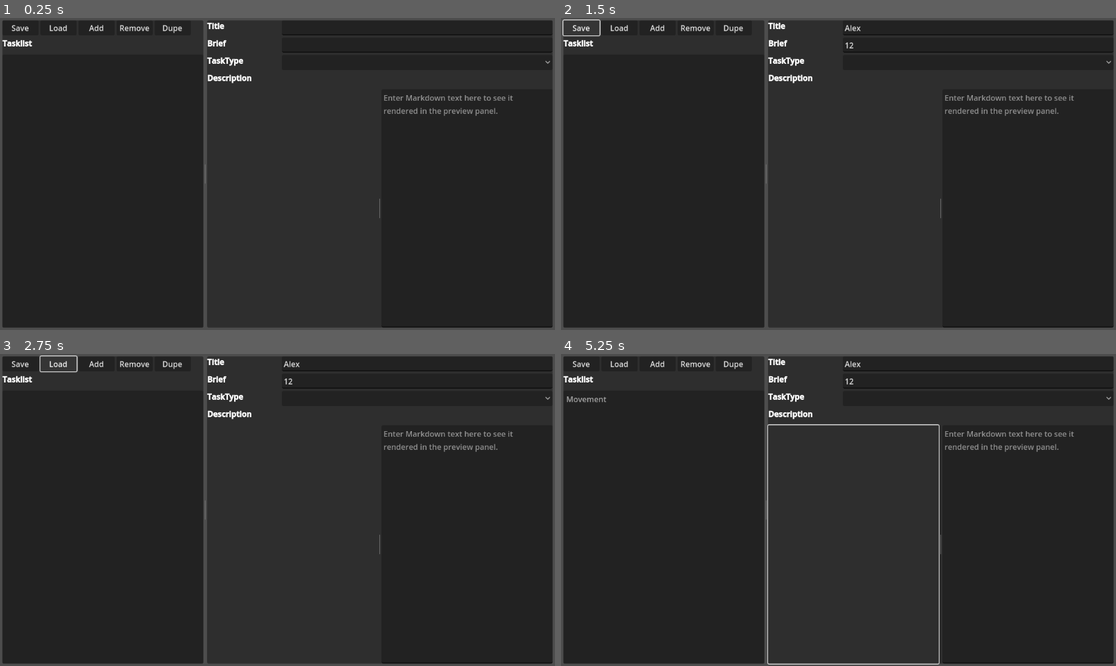
Above: before the commit, frames 1-4 (two rows, left to right).
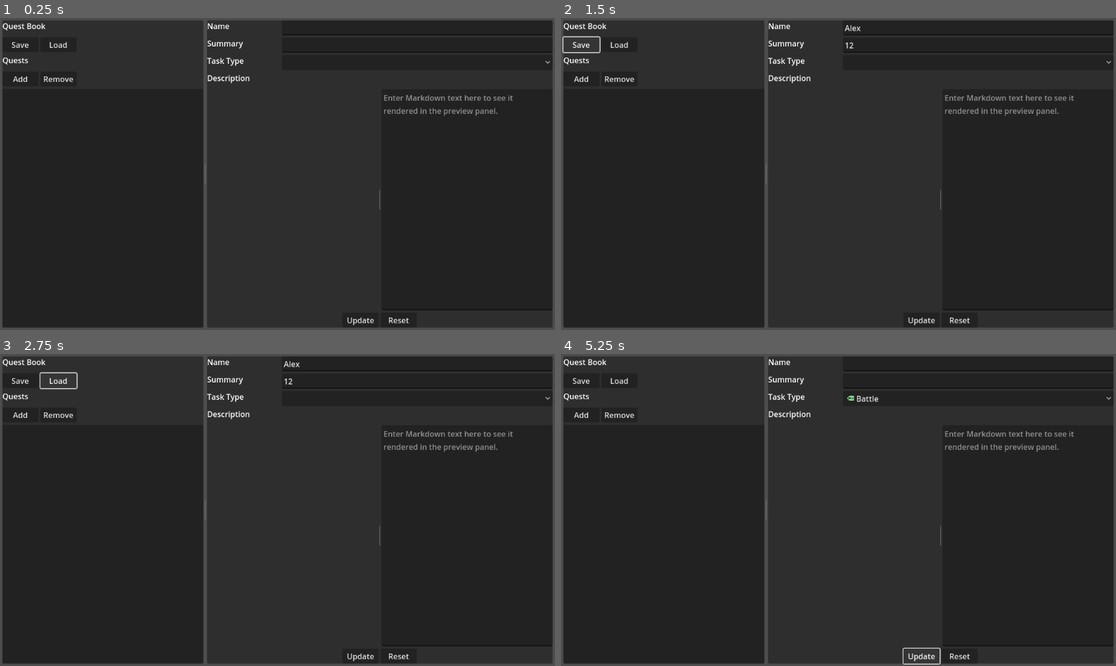
Above: after the commit, the same moments.

Repository: gsizer/quest-log
Game: Godot game, scene res://quest_log.tscn
Two runs of this game, one before a commit and one after it. Both use one fixed random seed, a clock stepped at 60 frames per second and the inputs below.
Inputs (mouse positions are in pixels of both pictures, inside the frame that each line leads up to):
- Up to frame 1 (0.25 s): no input
- Up to frame 2 (1.5 s): click (977, 27) at 0.52 s; type "Alex" at 0.6 s; click (977, 46) at 0.75 s; type "12" at 0.83 s; click "Save" at 1.25 s
- Up to frame 3 (2.75 s): click "Load" at 2 s
- Up to frame 4 (5.25 s): click "Add" at 2.75 s; click "Remove" at 3.5 s; click (733, 363) at 4.25 s, where only the run before the commit has a clickable "Dupe"; click (921, 656) at 5 s, where only the run after the commit has a clickable "Update"

The runs differ from the first frame. In frame 1, 1.0% of the frame differs, in the area x 0-100%, y 1-100%; in frame 2, 1.2%; in frame 3, 1.2%; in frame 4, 1.7%.
Error before the commit: Cannot call method 'store_var' on a null value. (res://quest_log.gd:89)

Commit message:
interface bindings, file save

Diff:
--- a/quest_log.gd
+++ b/quest_log.gd
@@ -2,14 +2,19 @@
 
 # This enumerations has the same values as the $optTasktype.items
 
-enum Tasktype { Battle=0, Relocate=1, Transport=2 }
+enum Tasktype { Battle=0, Relocate=1 }
 
-var _book : String = "user://"+LogbookName
-var _mode : int = 0
+var _book_file : String = "user://logbook.json"
+var _file_mode : int = 0
+var _activeIdx : int = -1
+var ActiveTask : Dictionary
+var taskName : String = ""
+var taskSummary : String = ""
+var taskType : int = 0
+var taskDescription : String = ""
 
-@export var LogbookName : String = "logbook.json"
+#@export var LogbookName : String = "logbook.json"
 @export var Logbook : Dictionary = {}
-@export var ActiveTask : Dictionary
 @export var listTasklist : ItemList
 @export var leTitle : LineEdit
 @export var leBrief : LineEdit
@@ -18,8 +23,8 @@
 @export var teDescription : TextEdit
 
 var NewTask : Dictionary = {
-	"Name":"Movement",
-	"Brief":"Use the input to move.",
+	"Name":"Move to point.",
+	"Summary":"Use input to move.",
 	"Description":"Use the input to move your character to the designated position.",
 	"Tasktype":Tasktype.Relocate,
 	"RewardXP":1,
@@ -27,14 +32,14 @@
 	"PreviousChainTask":null,
 	"NextChainTask":null,
 	"StartPos":var_to_str( Vector3.ZERO ),
-	"EndPos":var_to_str( Vector3(10.0, 0.0, 10.0) ),
+	"EndPos":var_to_str( Vector3.ONE ),
 	"Defend":null,
 	"Destroy":null
 }
 
 func _notification(what: int) -> void:
 	if what == NOTIFICATION_WM_CLOSE_REQUEST:
-		pass
+		save_questbook()
 
 func _on_btn_save_logbook_pressed() -> void:
 	save_questbook()
@@ -44,31 +49,63 @@
 
 func _on_btn_add_task_pressed() -> void:
 	ActiveTask = NewTask.duplicate()
-	listTasklist.add_item(ActiveTask.get("Name"))
+	Logbook.get_or_add(Logbook.size(), ActiveTask)
+	listTasklist.add_item( ActiveTask.get("Name") )
+	_activeIdx = listTasklist.get_child_count()
+	listTasklist.select(_activeIdx)
 
 func _on_btn_del_task_pressed() -> void:
-	pass # Replace with function body.
-
-func _on_btn_dup_task_pressed() -> void:
-	pass # Replace with function body.
+	leTitle.text = ""
+	leBrief.text = ""
+	optTasktype.select( 0 )
+	teDescription.text = ""
+	listTasklist.remove_item(_activeIdx)
+	_activeIdx = -1
+	ActiveTask.clear()
 
 func _on_itemlist_tasklist_item_selected(index: int) -> void:
-	pass # Replace with function body.
+	ActiveTask = Logbook.get(index)
+	# need to change active task to selection from logbook
+	leTitle.text = ActiveTask.get("Name")
+	leBrief.text = ActiveTask.get("Summary")
+	optTasktype.select( ActiveTask.get("Tasktype") )
+	teDescription.text = ActiveTask.get("Description")
 
-func _on_itemlist_tasklist_empty_clicked(at_position: Vector2, mouse_button_index: int) -> void:
-	pass # Replace with function body.
+func _on_itemlist_tasklist_empty_clicked(_at_position: Vector2, _mouse_button_index: int) -> void:
+	_activeIdx = -1
 
 func _on_le_title_text_changed(new_text):
+	taskName = new_text
+
+func _on_le_title_text_submitted(new_text):
 	ActiveTask.get_or_add("Name", new_text)
 
 func _on_le_brief_text_changed(new_text):
-	ActiveTask.get_or_add("Brief", new_text)
+	taskSummary = new_text
+
+func _on_le_brief_text_submitted(new_text):
+	ActiveTask.get_or_add("Summary", new_text)
 
 func _on_opt_tasktype_item_selected(index):
-	ActiveTask.get_or_add("Tasktype", index)
+	taskType = index
 
 func _on_te_description_text_changed() -> void:
-	mdDescription.markdown_text = teDescription.text
+	taskDescription = teDescription.text
+
+func _on_btn_task_update_pressed():
+# update UI
+	listTasklist.set_item_text(_activeIdx, taskName)
+	mdDescription.markdown_text = taskDescription
+# update data model
+	ActiveTask["Name"] = taskName
+	ActiveTask["Summary"] = taskSummary
+	ActiveTask["Tasktype"] = taskType
+	ActiveTask["Description"] = taskDescription
+# update collection
+	Logbook[_activeIdx] = ActiveTask
+
+func _on_btn_task_reset_pressed():
+	pass # Replace with function body.
 
 func exit_app()->void:
 	get_tree().root.propagate_notification(NOTIFICATION_WM_CLOSE_REQUEST)
@@ -76,14 +113,16 @@
 func load_questbook()->void:
 	# open directory and read questbook
 	var dir := DirAccess.open("user://")
-	if dir.file_exists(_book):
-		_mode = FileAccess.READ_WRITE
+	if dir.file_exists(_book_file):
+		_file_mode = FileAccess.READ_WRITE
 	else:
-		_mode = FileAccess.WRITE_READ
-	var fin := FileAccess.open(_book, _mode)
+		_file_mode = FileAccess.WRITE_READ
+	var fin := FileAccess.open(_book_file, _file_mode)
 	print_debug(fin, Logbook)
 
 func save_questbook()->void:
-	_mode = FileAccess.WRITE
-	var fout := FileAccess.open(_book, _mode)
-	fout.store_var(Logbook)
+	_file_mode = FileAccess.WRITE
+	var fout := FileAccess.open(_book_file, _file_mode)
+	var _logbook = JSON.stringify(Logbook)
+	fout.store_string(_logbook)
+	fout.close()
--- a/quest_log.tscn
+++ b/quest_log.tscn
@@ -360,48 +360,61 @@
 size_flags_horizontal = 3
 theme_override_constants/separation = 5
 
-[node name="hbCmdTasklist" type="HBoxContainer" parent="MarginContainer/HSplitContainer/panelTasklist/vbTasklist"]
-custom_minimum_size = Vector2(0, 30)
-layout_mode = 2
-
-[node name="btnSaveLogbook" type="Button" parent="MarginContainer/HSplitContainer/panelTasklist/vbTasklist/hbCmdTasklist"]
-custom_minimum_size = Vector2(75, 30)
-layout_mode = 2
-text = "Save"
-
-[node name="btnLoadLogbook" type="Button" parent="MarginContainer/HSplitContainer/panelTasklist/vbTasklist/hbCmdTasklist"]
-custom_minimum_size = Vector2(75, 30)
-layout_mode = 2
-text = "Load"
-
-[node name="btnAddTask" type="Button" parent="MarginContainer/HSplitContainer/panelTasklist/vbTasklist/hbCmdTasklist"]
-custom_minimum_size = Vector2(75, 30)
-layout_mode = 2
-text = "Add"
-
-[node name="btnDelTask" type="Button" parent="MarginContainer/HSplitContainer/panelTasklist/vbTasklist/hbCmdTasklist"]
-custom_minimum_size = Vector2(75, 30)
-layout_mode = 2
-text = "Remove"
-
-[node name="btnDupTask" type="Button" parent="MarginContainer/HSplitContainer/panelTasklist/vbTasklist/hbCmdTasklist"]
-custom_minimum_size = Vector2(75, 30)
-layout_mode = 2
-text = "Dupe"
-
-[node name="mdTasklist" type="RichTextLabel" parent="MarginContainer/HSplitContainer/panelTasklist/vbTasklist"]
-custom_minimum_size = Vector2(0, 30)
-layout_mode = 2
-bbcode_enabled = true
-text = "[b]Tasklist[/b]"
-script = ExtResource("2_r0uvc")
-markdown_text = "[b]Tasklist[/b]"
+[node name="mdQuestLog" type="RichTextLabel" parent="MarginContainer/HSplitContainer/panelTasklist/vbTasklist"]
+custom_minimum_size = Vector2(0, 30)
+layout_mode = 2
+bbcode_enabled = true
+text = "Quest Book"
+script = ExtResource("2_r0uvc")
+markdown_text = "Quest Book"
 h1 = SubResource("Resource_thbv6")
 h2 = SubResource("Resource_5e425")
 h3 = SubResource("Resource_5hgyh")
 h4 = SubResource("Resource_mdykn")
 h5 = SubResource("Resource_v6i6s")
 h6 = SubResource("Resource_lc11t")
+
+[node name="hbCmdTasklist" type="HBoxContainer" parent="MarginContainer/HSplitContainer/panelTasklist/vbTasklist"]
+custom_minimum_size = Vector2(0, 30)
+layout_mode = 2
+
+[node name="btnSaveLogbook" type="Button" parent="MarginContainer/HSplitContainer/panelTasklist/vbTasklist/hbCmdTasklist"]
+custom_minimum_size = Vector2(75, 30)
+layout_mode = 2
+text = "Save"
+
+[node name="btnLoadLogbook" type="Button" parent="MarginContainer/HSplitContainer/panelTasklist/vbTasklist/hbCmdTasklist"]
+custom_minimum_size = Vector2(75, 30)
+layout_mode = 2
+text = "Load"
+
+[node name="mdTasklist" type="RichTextLabel" parent="MarginContainer/HSplitContainer/panelTasklist/vbTasklist"]
+custom_minimum_size = Vector2(0, 30)
+layout_mode = 2
+bbcode_enabled = true
+text = "Quests"
+script = ExtResource("2_r0uvc")
+markdown_text = "Quests"
+h1 = SubResource("Resource_thbv6")
+h2 = SubResource("Resource_5e425")
+h3 = SubResource("Resource_5hgyh")
+h4 = SubResource("Resource_mdykn")
+h5 = SubResource("Resource_v6i6s")
+h6 = SubResource("Resource_lc11t")
+
+[node name="hbCmdTasklist2" type="HBoxContainer" parent="MarginContainer/HSplitContainer/panelTasklist/vbTasklist"]
+custom_minimum_size = Vector2(0, 30)
+layout_mode = 2
+
+[node name="btnAddTask" type="Button" parent="MarginContainer/HSplitContainer/panelTasklist/vbTasklist/hbCmdTasklist2"]
+custom_minimum_size = Vector2(75, 30)
+layout_mode = 2
+text = "Add"
+
+[node name="btnDelTask" type="Button" parent="MarginContainer/HSplitContainer/panelTasklist/vbTasklist/hbCmdTasklist2"]
+custom_minimum_size = Vector2(75, 30)
+layout_mode = 2
+text = "Remove"
 
 [node name="itemlistTasklist" type="ItemList" parent="MarginContainer/HSplitContainer/panelTasklist/vbTasklist"]
 layout_mode = 2
@@ -433,10 +446,10 @@
 custom_minimum_size = Vector2(150, 0)
 layout_mode = 2
 bbcode_enabled = true
-text = "[b]Title[/b]	"
+text = "Name"
 scroll_active = false
 script = ExtResource("2_r0uvc")
-markdown_text = "[b]Title[/b]	"
+markdown_text = "Name"
 h1 = SubResource("Resource_ujahh")
 h2 = SubResource("Resource_papgm")
 h3 = SubResource("Resource_d53b5")
@@ -456,10 +469,10 @@
 custom_minimum_size = Vector2(150, 0)
 layout_mode = 2
 bbcode_enabled = true
-text = "[b]Brief[/b]"
+text = "Summary"
 scroll_active = false
 script = ExtResource("2_r0uvc")
-markdown_text = "[b]Brief[/b]"
+markdown_text = "Summary"
 h1 = SubResource("Resource_ujahh")
 h2 = SubResource("Resource_papgm")
 h3 = SubResource("Resource_d53b5")
@@ -479,10 +492,10 @@
 custom_minimum_size = Vector2(150, 0)
 layout_mode = 2
 bbcode_enabled = true
-text = "[b]TaskType[/b]	"
+text = "Task Type"
 scroll_active = false
 script = ExtResource("2_r0uvc")
-markdown_text = "[b]TaskType[/b]	"
+markdown_text = "Task Type"
 h1 = SubResource("Resource_egi35")
 h2 = SubResource("Resource_qjskk")
 h3 = SubResource("Resource_ajnt4")
@@ -494,15 +507,12 @@
 custom_minimum_size = Vector2(0, 30)
 layout_mode = 2
 size_flags_horizontal = 3
-item_count = 3
+item_count = 2
 popup/item_0/text = "Battle"
 popup/item_0/icon = ExtResource("9_mywhv")
 popup/item_1/text = "Relocate"
 popup/item_1/icon = ExtResource("9_mywhv")
 popup/item_1/id = 1
-popup/item_2/text = "Transport"
-popup/item_2/icon = ExtResource("9_mywhv")
-popup/item_2/id = 2
 
 [node name="vbDescription" type="VBoxContainer" parent="MarginContainer/HSplitContainer/panelDetails/vbDetails"]
 layout_mode = 2
@@ -513,10 +523,10 @@
 custom_minimum_size = Vector2(0, 30)
 layout_mode = 2
 bbcode_enabled = true
-text = "[b]Description[/b]	"
+text = "Description"
 scroll_active = false
 script = ExtResource("2_r0uvc")
-markdown_text = "[b]Description[/b]	"
+markdown_text = "Description"
 h1 = SubResource("Resource_orpm7")
 h2 = SubResource("Resource_04p6u")
 h3 = SubResource("Resource_vplgf")
@@ -557,14 +567,31 @@
 placeholder_text = "Enter Markdown text here to see it rendered in the preview panel."
 wrap_mode = 1
 
+[node name="hbCmdTask" type="HBoxContainer" parent="MarginContainer/HSplitContainer/panelDetails/vbDetails"]
+layout_mode = 2
+alignment = 1
+
+[node name="btnTaskUpdate" type="Button" parent="MarginContainer/HSplitContainer/panelDetails/vbDetails/hbCmdTask"]
+custom_minimum_size = Vector2(75, 30)
+layout_mode = 2
+text = "Update"
+
+[node name="btnTaskReset" type="Button" parent="MarginContainer/HSplitContainer/panelDetails/vbDetails/hbCmdTask"]
+custom_minimum_size = Vector2(75, 30)
+layout_mode = 2
+text = "Reset"
+
 [connection signal="pressed" from="MarginContainer/HSplitContainer/panelTasklist/vbTasklist/hbCmdTasklist/btnSaveLogbook" to="." method="_on_btn_save_logbook_pressed"]
 [connection signal="pressed" from="MarginContainer/HSplitContainer/panelTasklist/vbTasklist/hbCmdTasklist/btnLoadLogbook" to="." method="_on_btn_load_logbook_pressed"]
-[connection signal="pressed" from="MarginContainer/HSplitContainer/panelTasklist/vbTasklist/hbCmdTasklist/btnAddTask" to="." method="_on_btn_add_task_pressed"]
-[connection signal="pressed" from="MarginContainer/HSplitContainer/panelTasklist/vbTasklist/hbCmdTasklist/btnDelTask" to="." method="_on_btn_del_task_pressed"]
-[connection signal="pressed" from="MarginContainer/HSplitContainer/panelTasklist/vbTasklist/hbCmdTasklist/btnDupTask" to="." method="_on_btn_dup_task_pressed"]
+[connection signal="pressed" from="MarginContainer/HSplitContainer/panelTasklist/vbTasklist/hbCmdTasklist2/btnAddTask" to="." method="_on_btn_add_task_pressed"]
+[connection signal="pressed" from="MarginContainer/HSplitContainer/panelTasklist/vbTasklist/hbCmdTasklist2/btnDelTask" to="." method="_on_btn_del_task_pressed"]
 [connection signal="empty_clicked" from="MarginContainer/HSplitContainer/panelTasklist/vbTasklist/itemlistTasklist" to="." method="_on_itemlist_tasklist_empty_clicked"]
 [connection signal="item_selected" from="MarginContainer/HSplitContainer/panelTasklist/vbTasklist/itemlistTasklist" to="." method="_on_itemlist_tasklist_item_selected"]
 [connection signal="text_changed" from="MarginContainer/HSplitContainer/panelDetails/vbDetails/hbTitle/leTitle" to="." method="_on_le_title_text_changed"]
+[connection signal="text_submitted" from="MarginContainer/HSplitContainer/panelDetails/vbDetails/hbTitle/leTitle" to="." method="_on_le_title_text_submitted"]
 [connection signal="text_changed" from="MarginContainer/HSplitContainer/panelDetails/vbDetails/hbBrief/leBrief" to="." method="_on_le_brief_text_changed"]
+[connection signal="text_submitted" from="MarginContainer/HSplitContainer/panelDetails/vbDetails/hbBrief/leBrief" to="." method="_on_le_brief_text_submitted"]
 [connection signal="item_selected" from="MarginContainer/HSplitContainer/panelDetails/vbDetails/hbTasktype/optTasktype" to="." method="_on_opt_tasktype_item_selected"]
 [connection signal="text_changed" from="MarginContainer/HSplitContainer/panelDetails/vbDetails/vbDescription/HSplitContainer/teDescription" to="." method="_on_te_description_text_changed"]
+[connection signal="pressed" from="MarginContainer/HSplitContainer/panelDetails/vbDetails/hbCmdTask/btnTaskUpdate" to="." method="_on_btn_task_update_pressed"]
+[connection signal="pressed" from="MarginContainer/HSplitContainer/panelDetails/vbDetails/hbCmdTask/btnTaskReset" to="." method="_on_btn_task_reset_pressed"]
